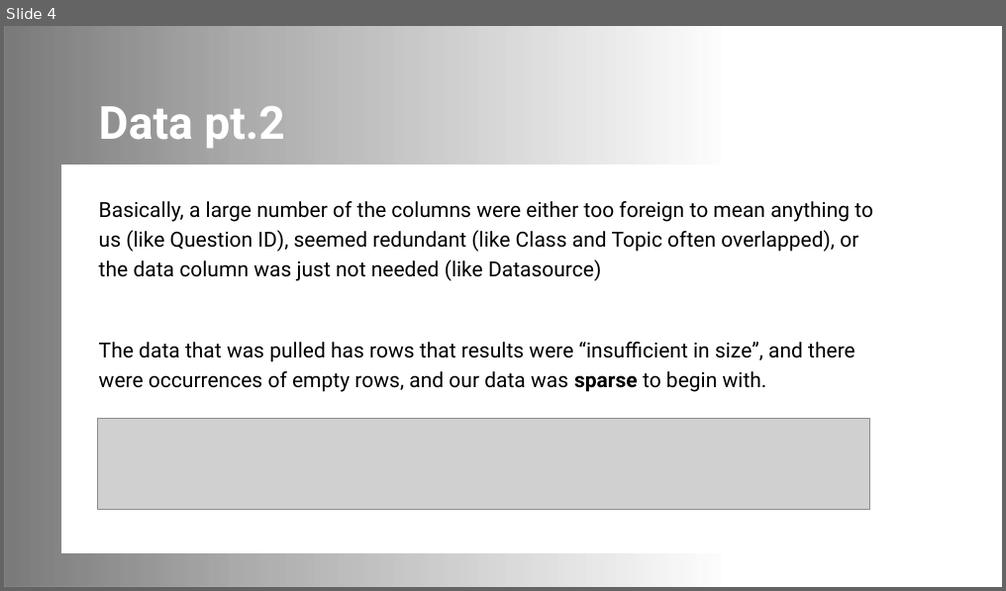
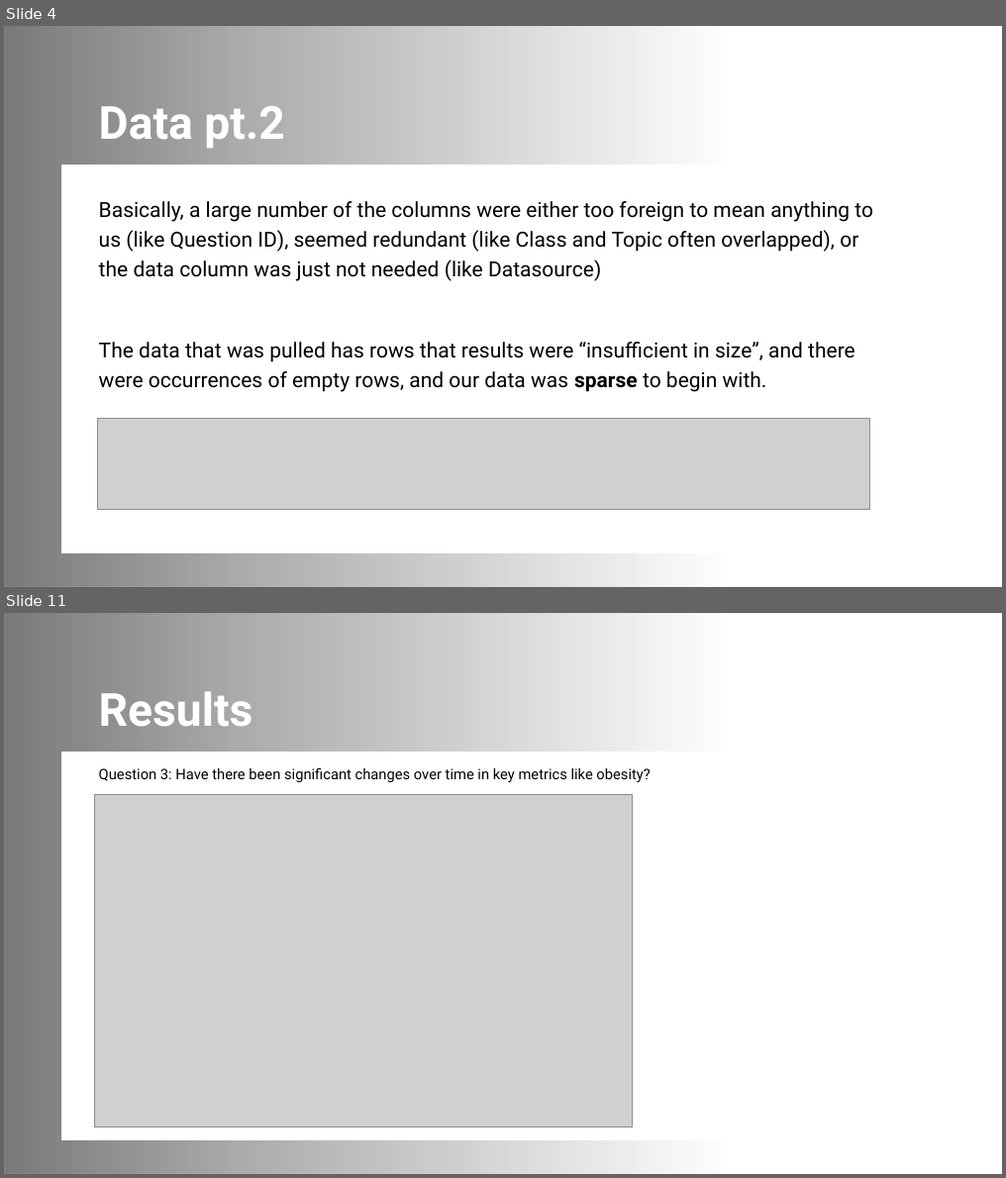
Before and after one commit to HudsonIAState/DS202Final, a slide deck: American Health Final Presentation DS202.pptx. Shown one above the other, each under a label of ours: slide 4 before the commit, slides 4 and 11 after it; the slides between them are not shown. The pictures are 1006x591 and 1006x1178 pixels, drawn with LibreOffice and Linux fonts; fonts in the diff are those of the drawing; grey boxes stand for pictures; background and template pictures are left out. Boxes give left, top, right and bottom in pixels: in the first picture for what was removed or moved away, otherwise in the second. Text is boxed around its words. In the diff, an @@ line names an element or a change of style, - is before the commit and + after.

```diff
--- a/American Health Final Presentation DS202.pptx
+++ b/American Health Final Presentation DS202.pptx
@@ slide 11 added at [4, 613, 1002, 1174], background picture (left out); not listed: 1 template element that a slide beside it also shows @@
@@ rectangle added at [4, 613, 1002, 1174], fill #FFFFFF @@
@@ rectangle added at [4, 613, 723, 1174], fill gradient #000000 @@
@@ title added at [99, 691, 253, 727], 44 pt, text #FFFFFF, bold @@
+Results
@@ rectangle added at [61, 752, 927, 1140], fill #FFFFFF, outline #FFFFFF 1 pt @@
@@ subtitle added at [99, 768, 649, 782], 14 pt, text #000000 @@
+Question 3: Have there been significant changes over time in key metrics like obesity?
@@ picture added at [94, 795, 633, 1128] @@
```
Also in this commit, not shown: 4 slides changed, 4 other slides added, 1 slide removed, 8 other files.
